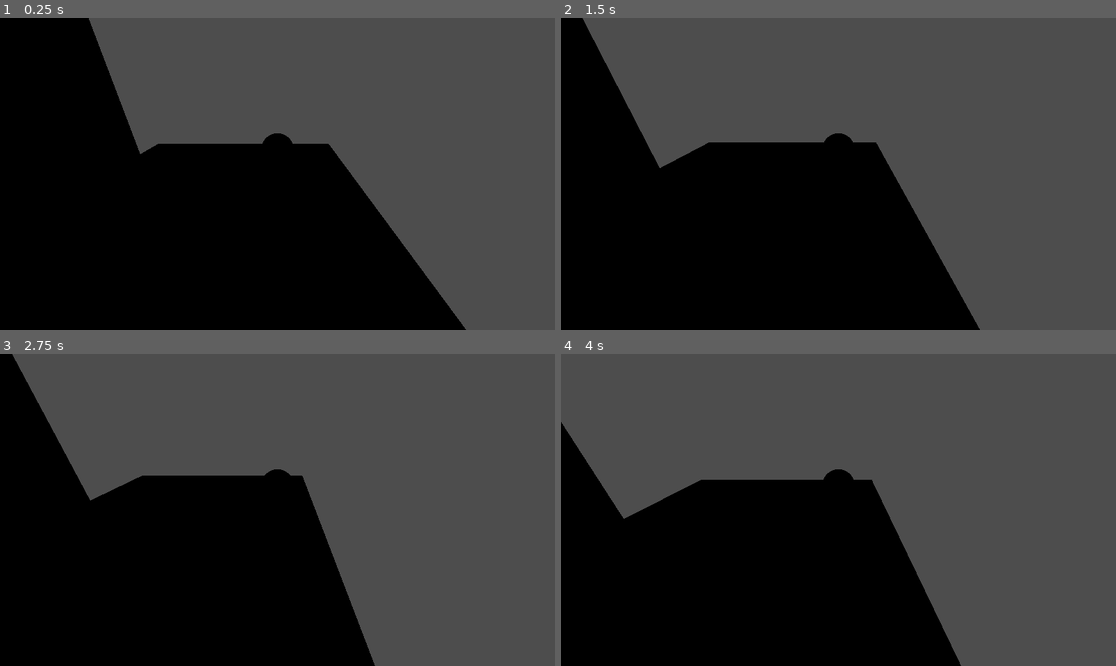
Above: before the commit, frames 1-4 (two rows, left to right).
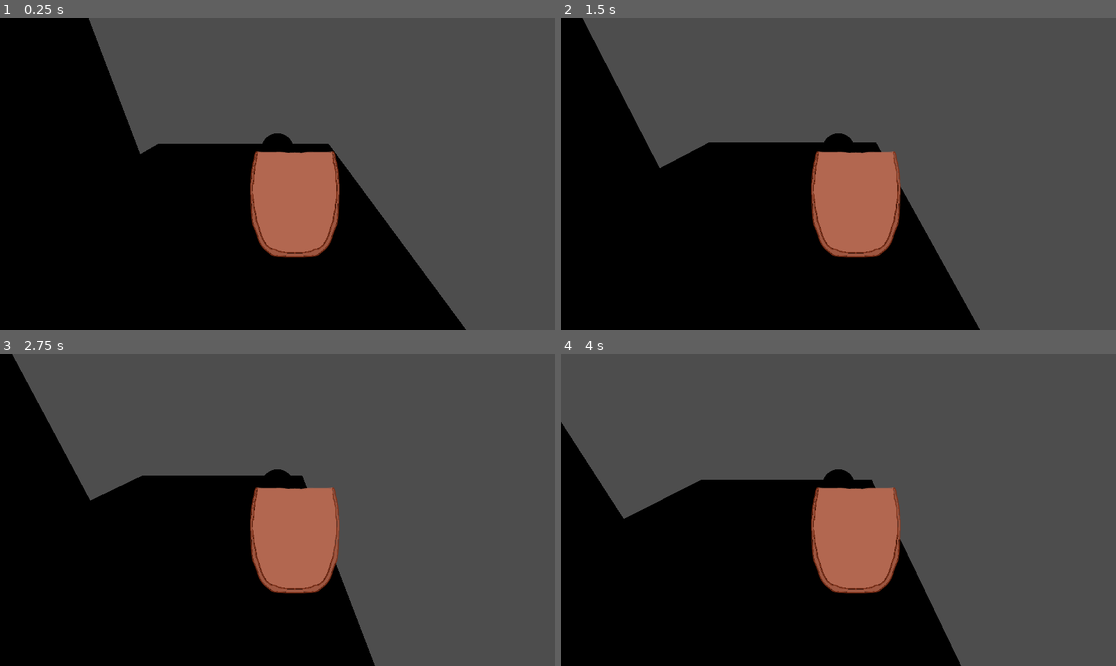
Above: after the commit, the same moments.

Repository: raienelliston/Pirate-Software-Gamejam-July-2024
Game: Godot game, scene res://scenes/test_level/test_level.tscn
The game is run twice, just before and just after one commit, with the same random seed, the same clock (stepped at 60 frames per second) and the same inputs.
Inputs (mouse positions are in pixels of both pictures, inside the frame that each line leads up to):
- Up to frame 1 (0.25 s): no input
- Up to frame 2 (1.5 s): tap Enter at 0.5 s; move the mouse to (960, 158) at 0.52 s; hold D (move_right) 0.53-1.28 s; click (960, 158) at 0.6 s; move the mouse to (727, 189) at 1.27 s; hold S (move_down) from 1.28 s (still down); right-click (727, 189) at 1.35 s
- Up to frame 3 (2.75 s): move the mouse to (333, 441) at 2.02 s; release S (move_down) at 2.03 s; hold D (move_right) from 2.03 s (still down); click (333, 441) at 2.1 s
- Up to frame 4 (4 s): move the mouse to (810, 572) at 2.77 s; release D (move_right) at 2.78 s; hold W (move_up) 2.78-3.53 s; right-click (810, 572) at 2.85 s; click (810, 572) at 2.92 s; move the mouse to (1005, 556) at 3.52 s; hold A (move_left) from 3.53 s (still down); click (1005, 556) at 3.6 s

The runs differ from the first frame. In frame 1, 5.0% of the frame differs, in the area x 45-62%, y 42-77%; in frame 2, 5.0%; in frame 3, 5.0%; in frame 4, 5.0%.
Error after the commit: Parse Error: Class "BagItemSpawner" hides a global script class. (res://assets/ui/bag_ui/ItemSpawner.gd:1)

Commit message:
setup dungeon ui and bag ui

Diff:
--- a/assets/UI/bag_ui/bag_ui.tscn
+++ b/assets/UI/bag_ui/bag_ui.tscn
@@ -1,11 +1,16 @@
 [gd_scene load_steps=4 format=3 uid="uid://bllhy8imst05a"]
 
-[ext_resource type="Texture2D" uid="uid://b1xp1xau4u7ud" path="res://assets/items/bag.png" id="2_imeii"]
-[ext_resource type="Script" path="res://assets/UI/bag_ui/ItemSpawner.gd" id="3_bcnv6"]
+[ext_resource type="Texture2D" uid="uid://b1xp1xau4u7ud" path="res://assets/ui/bag_ui/bag.png" id="1_6kifi"]
+[ext_resource type="Script" path="res://assets/ui/bag_ui/ItemSpawner.gd" id="3_bcnv6"]
 [ext_resource type="PackedScene" uid="uid://kgbcplro3rh5" path="res://resources/items/potions/potion_base.tscn" id="3_grmkw"]
 
-[node name="BagUI" type="Node2D"]
-position = Vector2(565, 345)
+[node name="BagUI" type="Control"]
+layout_mode = 3
+anchors_preset = 0
+offset_left = 1000.0
+offset_top = 325.0
+offset_right = 1000.0
+offset_bottom = 325.0
 
 [node name="StaticBody2D" type="StaticBody2D" parent="."]
 
@@ -13,7 +18,7 @@
 polygon = PackedVector2Array(-75, -100, -75, -85, -79, -69, -82, -45, -83, -8, -79, 28, -68, 69, -50, 100, -21, 109, 20 …(241 unchanged characters)…
 
 [node name="Bag" type="Sprite2D" parent="StaticBody2D"]
-texture = ExtResource("2_imeii")
+texture = ExtResource("1_6kifi")
 
 [node name="ItemSpawner" type="Node2D" parent="."]
 position = Vector2(0, -193)
--- a/resources/items/potions/potion_base.gd
+++ b/resources/items/potions/potion_base.gd
@@ -7,7 +7,7 @@
 var selected = false
 
 func _ready() -> void:
-	#label.text = str(base_class.potion_color)
+	label.text = str(base_class.potion_color)
 	pass
 
 func _process(delta):
--- a/scenes/test_level/test_level.tscn
+++ b/scenes/test_level/test_level.tscn
@@ -1,6 +1,7 @@
-[gd_scene load_steps=7 format=3 uid="uid://vx2uab7f1jk5"]
+[gd_scene load_steps=8 format=3 uid="uid://vx2uab7f1jk5"]
 
 [ext_resource type="PackedScene" uid="uid://boesbgqrelcby" path="res://assets/characters/test_character/test_character.tscn" id="1_po36l"]
+[ext_resource type="PackedScene" uid="uid://c3vsdx7xfjfh0" path="res://scenes/ui/dungeon_ui/dungeon_ui.tscn" id="2_io3s0"]
 
 [sub_resource type="PhysicsMaterial" id="PhysicsMaterial_3sj1m"]
 
@@ -40,3 +41,7 @@
 
 [node name="MeshInstance3D" type="MeshInstance3D" parent="StaticBody3D2"]
 mesh = SubResource("BoxMesh_q02tg")
+
+[node name="CanvasLayer" type="CanvasLayer" parent="."]
+
+[node name="Control" parent="CanvasLayer" instance=ExtResource("2_io3s0")]
--- /dev/null
+++ b/scenes/ui/dungeon_ui/dungeon_ui.tscn
@@ -0,0 +1,17 @@
+[gd_scene load_steps=2 format=3 uid="uid://c3vsdx7xfjfh0"]
+
+[ext_resource type="PackedScene" uid="uid://bllhy8imst05a" path="res://assets/ui/bag_ui/bag_ui.tscn" id="1_h6n02"]
+
+[node name="Control" type="Control"]
+layout_mode = 3
+anchors_preset = 15
+anchor_right = 1.0
+anchor_bottom = 1.0
+grow_horizontal = 2
+grow_vertical = 2
+
+[node name="BagUI" parent="." instance=ExtResource("1_h6n02")]
+offset_left = 612.0
+offset_top = 377.0
+offset_right = 612.0
+offset_bottom = 377.0
Not shown, changed: assets/UI/Test_Bottle.png.import
Renamed: assets/items/bag.png -> assets/ui/bag_ui/bag.png
Not shown, changed: assets/ui/bag_ui/bag.png.import
Binary file added: assets/ui/bag_ui/bag_menu.png
Not shown, changed: assets/ui/bag_ui/bag_menu.png.import
Not shown, added: assets/ui/bag_ui/bag_menu.kra
Not shown, added: other files/bag_menu.kra
